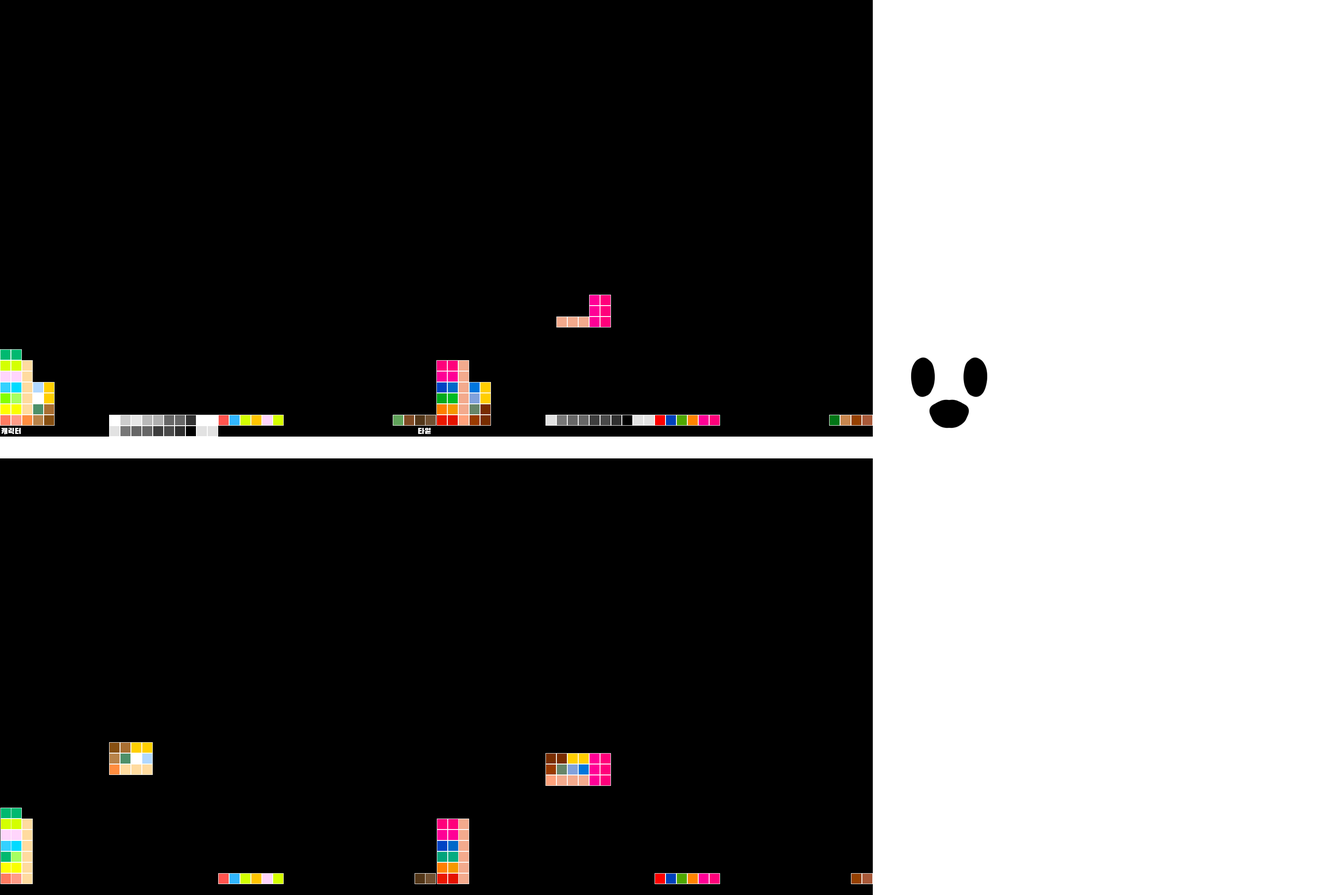
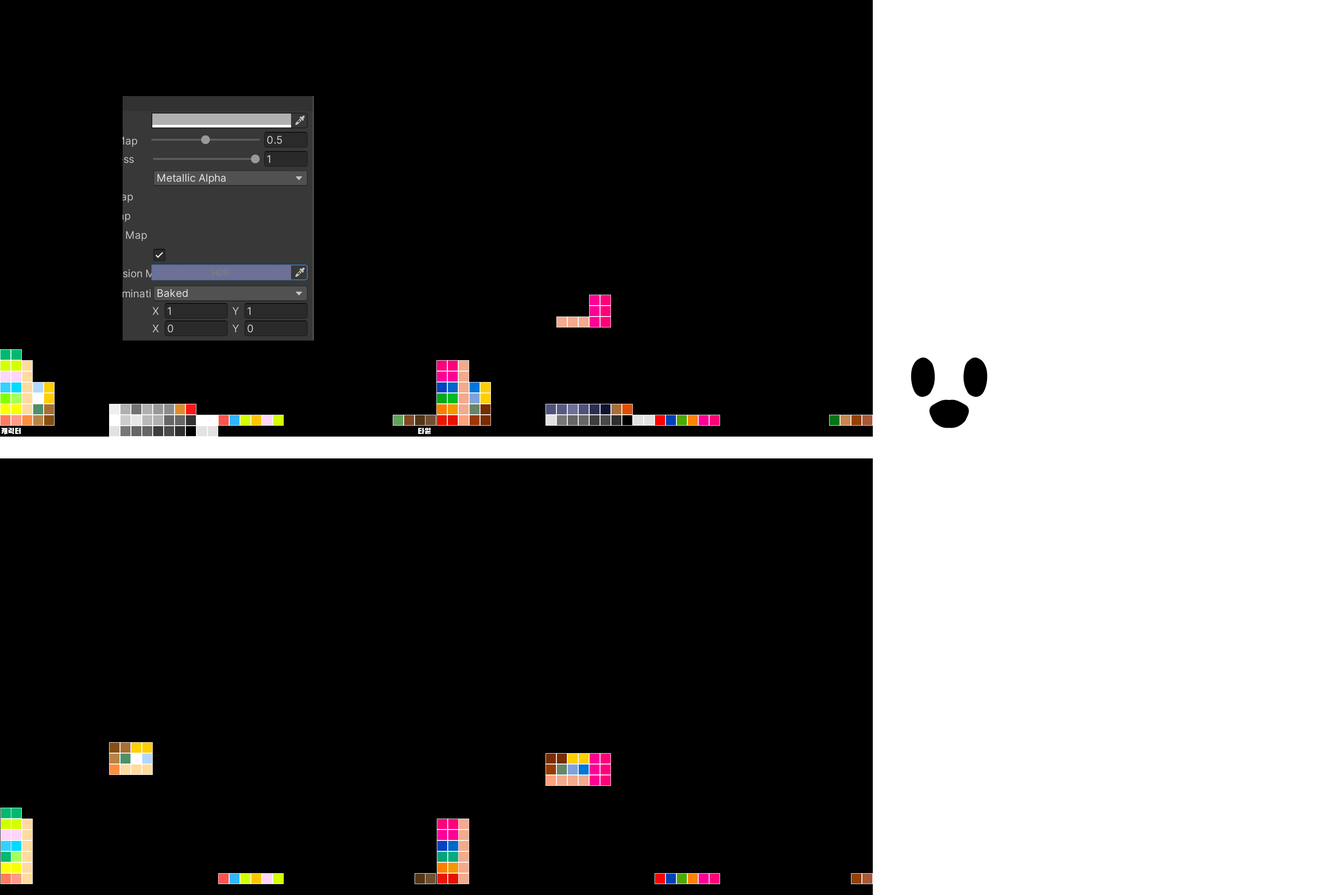
The second 1331 x 895 image is a revision of the first. Changes to its layers:
added layer "사각형 1 복사 50" (1st of 2, in "Block-EM") in group "Block-EM" over (578, 403, 590, 415)
added layer "사각형 1 복사 49" (1st of 14, in "Block-EM") in group "Block-EM" over (622, 403, 633, 415)
added layer "사각형 1 복사 49" (2nd of 14, in "Block-EM") in group "Block-EM" over (611, 403, 623, 415)
added layer "사각형 1 복사 49" (3rd of 14, in "Block-EM") in group "Block-EM" over (600, 403, 612, 415)
added layer "사각형 1 복사 49" (4th of 14, in "Block-EM") in group "Block-EM" over (567, 403, 579, 415)
added layer "사각형 1 복사 49" (5th of 14, in "Block-EM") in group "Block-EM" over (589, 403, 601, 415)
added layer "사각형 1 복사 49" (6th of 14, in "Block-EM") in group "Block-EM" over (556, 403, 568, 415)
added layer "사각형 1 복사 49" (7th of 14, in "Block-EM") in group "Block-EM" over (545, 403, 557, 415)
added layer "사각형 1 복사 50" (2nd of 2, in "Block-BM") in group "Block-BM" over (141, 403, 153, 415)
added layer "레이어 2" in group "Block-BM" over (122, 96, 314, 341)
added layer "사각형 1 복사 49" (8th of 14, in "Block-BM") in group "Block-BM" over (185, 403, 197, 415)
added layer "사각형 1 복사 49" (9th of 14, in "Block-BM") in group "Block-BM" over (174, 403, 186, 415)
added layer "사각형 1 복사 49" (10th of 14, in "Block-BM") in group "Block-BM" over (163, 403, 175, 415)
added layer "사각형 1 복사 49" (11th of 14, in "Block-BM") in group "Block-BM" over (130, 403, 142, 415)
added layer "사각형 1 복사 49" (12th of 14, in "Block-BM") in group "Block-BM" over (152, 403, 164, 415)
added layer "사각형 1 복사 49" (13th of 14, in "Block-BM") in group "Block-BM" over (120, 403, 131, 415)
added layer "사각형 1 복사 49" (14th of 14, in "Block-BM") in group "Block-BM" over (109, 403, 121, 415)
